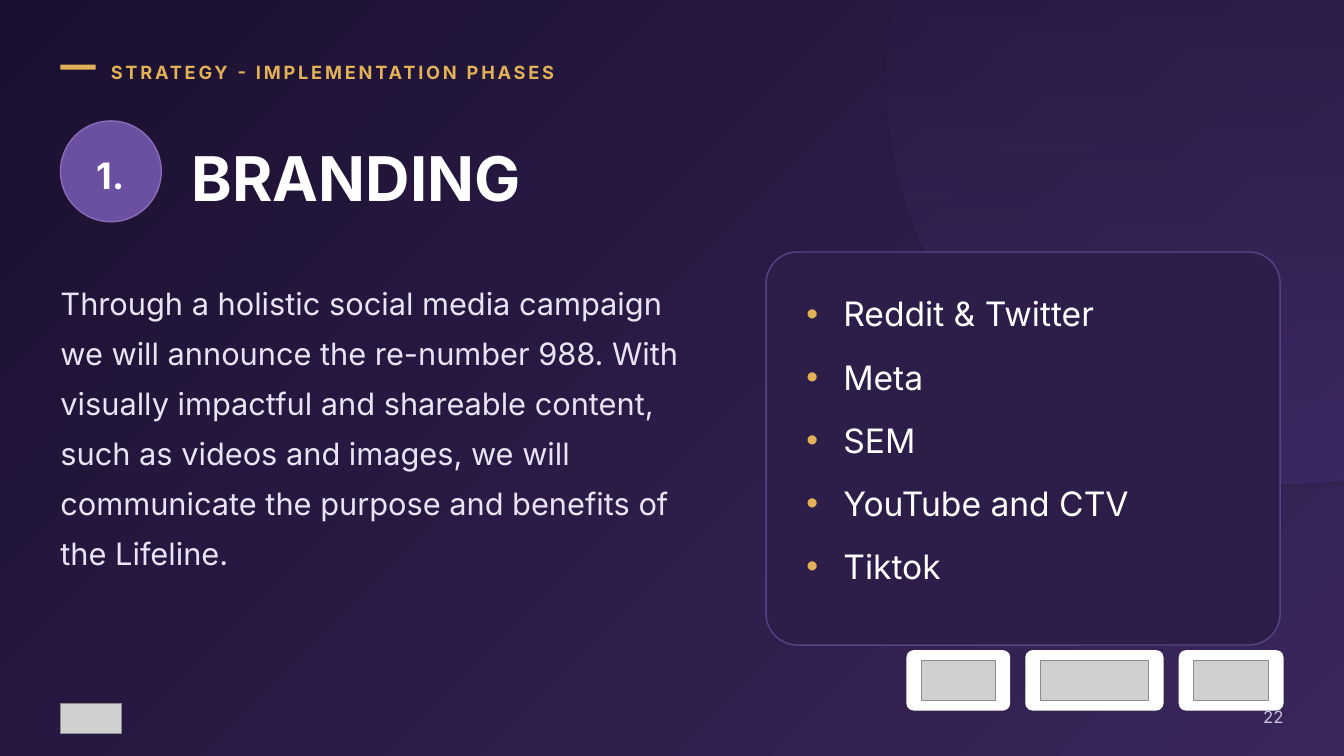
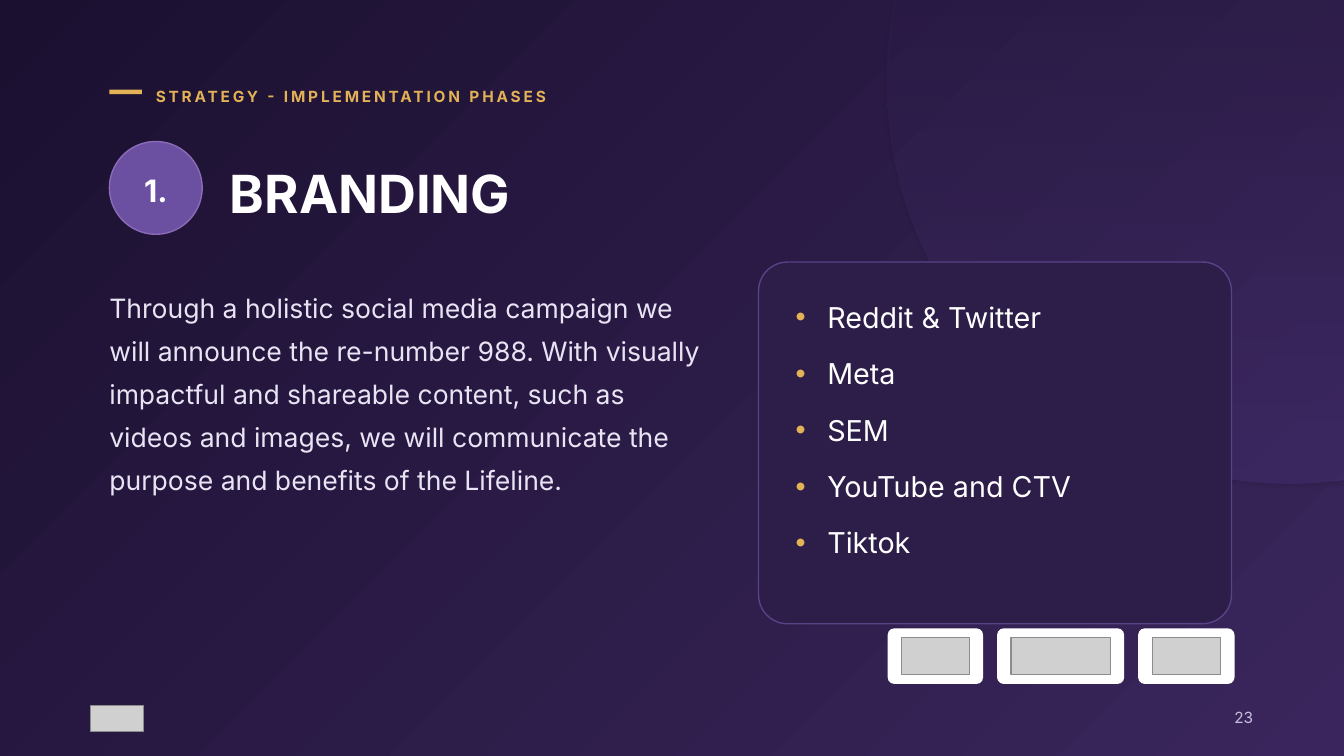
Before and after one commit to patriciobrunoar/alkimia, a slide deck: slide 23 of decks/jcs-miami-dade/JCS-Case-Miami-Dade-Alkimia.pptx (slide 22 before the commit). Drawn at 1344x756 pixels with LibreOffice and Linux fonts; fonts in the diff are those of the drawing; grey boxes stand for pictures. Boxes give left, top, right and bottom in pixels: in the first picture for what was removed or moved away, otherwise in the second. Text is boxed around its words. In the diff, an @@ line names an element or a change of style, - is before the commit and + after.

```diff
--- a/decks/jcs-miami-dade/JCS-Case-Miami-Dade-Alkimia.pptx
+++ b/decks/jcs-miami-dade/JCS-Case-Miami-Dade-Alkimia.pptx
@@ text "STRATEGY - IMPLEMENTATION PHASES": place and size @@
-text "STRATEGY - IMPLEMENTATION PHASES" at (111, 58, 1220, 89)
+text "STRATEGY - IMPLEMENTATION PHASES" at (156, 84, 1177, 112)
@@ text "STRATEGY - IMPLEMENTATION PHASES" at (156, 84, 1177, 112): size 13 to 11 pt @@
@@ rectangle: place and size @@
-rectangle at (60, 65, 96, 70)
+rectangle at (110, 90, 142, 95)
@@ text "1.": place and size @@
-text "1." at (97, 162, 125, 190)
+text "1." at (144, 179, 167, 202)
@@ text "1." at (144, 179, 167, 202): size 26 to 22 pt @@
@@ ellipse: place and size @@
-ellipse at (60, 121, 161, 222)
+ellipse at (110, 141, 203, 234)
@@ text "BRANDING": place and size @@
-text "BRANDING" at (191, 155, 520, 202)
+text "BRANDING" at (230, 174, 510, 214)
@@ text "BRANDING" at (230, 174, 510, 214): size 44 to 37.5 pt @@
@@ rounded rectangle: place and size @@
-rounded rectangle at (766, 252, 1280, 645)
+rounded rectangle at (759, 262, 1232, 624)
@@ text "Through a holistic social media ...": place and size @@
-text "Through a holistic social media ..." at (60, 292, 678, 566)
+text "Through a holistic social media ..." at (109, 298, 700, 496)
@@ text "Through a holistic social media ..." at (109, 298, 700, 496): size 22 to 19 pt @@
@@ text "Reddit & Twitter": place and size @@
-text "Reddit & Twitter" at (843, 301, 1128, 580)
+text "Reddit & Twitter" at (827, 306, 1071, 554)
@@ text "Reddit & Twitter" at (827, 306, 1071, 554): size 24 to 20.5 pt; indent changed @@
@@ rounded rectangle: place and size @@
-rounded rectangle at (906, 650, 1010, 711)
+rounded rectangle at (888, 628, 984, 684)
@@ rounded rectangle: place and size @@
-rounded rectangle at (1025, 650, 1164, 711)
+rounded rectangle at (997, 628, 1124, 684)
@@ rounded rectangle: place and size @@
-rounded rectangle at (1179, 650, 1284, 711)
+rounded rectangle at (1138, 628, 1235, 684)
@@ picture: place and size @@
-picture at (922, 660, 995, 701)
+picture at (901, 638, 969, 676)
@@ picture: place and size @@
-picture at (1041, 660, 1148, 701)
+picture at (1011, 638, 1111, 676)
@@ picture: place and size @@
-picture at (1194, 660, 1268, 701)
+picture at (1152, 638, 1221, 676)
@@ picture: place and size @@
-picture at (60, 704, 121, 734)
+picture at (91, 706, 143, 732)
@@ text at (1234, 711, 1253, 723): text changed; size 12 to 11 pt @@
-22
+23
```
Also in this commit, not shown: 37 other slides changed, 9 slides added, 8 slides removed, 36 other files.
